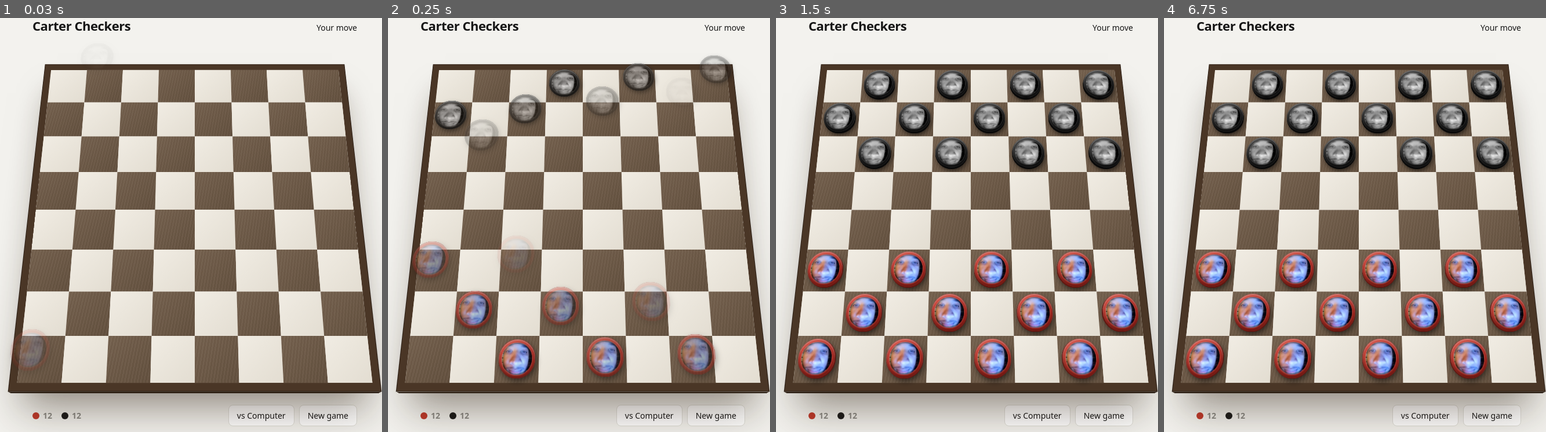
Above: before the commit, frames 1-4 (left to right).
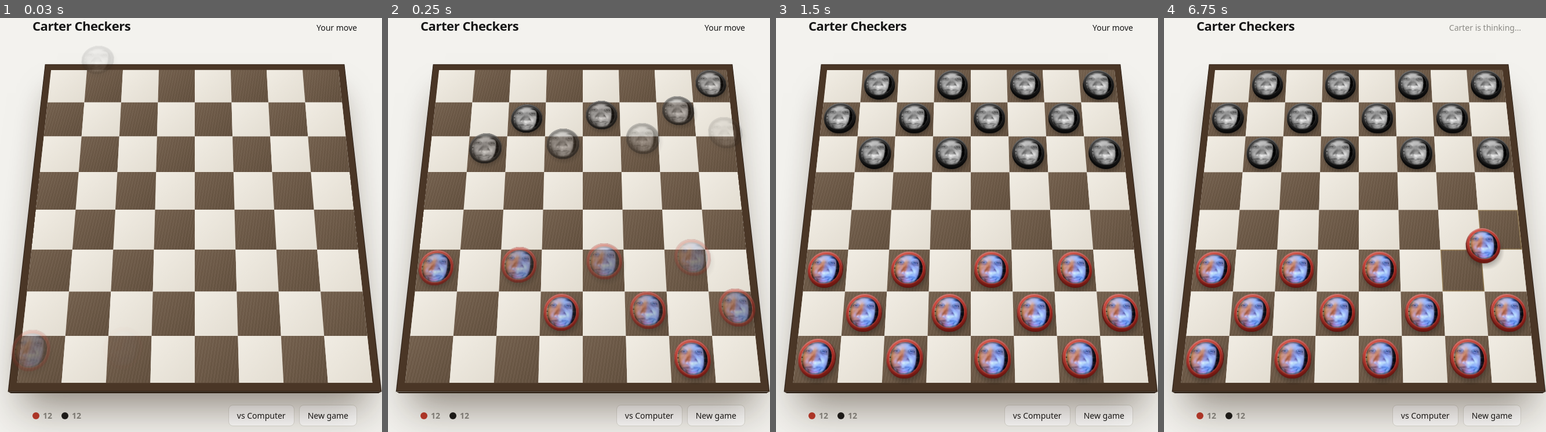
Above: after the commit, the same moments.

Repository: ImmortalBobik/carter-checkers
Game: browser game, page index.html
Same seed, same stepped clock (60 frames per second), same inputs: the game is played once before the commit and once after it.
Inputs (mouse positions are in pixels of both pictures, inside the frame that each line leads up to):
- Up to frame 1 (0.03 s): no input
- Up to frame 2 (0.25 s): no input
- Up to frame 3 (1.5 s): click "New game" at 0.27 s; click (829, 229) at 1.27 s
- Up to frame 4 (6.75 s): click (1412, 88) at 1.87 s; click (1221, 191) at 2.02 s; click (1255, 270) at 2.47 s; click (1297, 229) at 3.07 s; click (1492, 154) at 3.67 s; click (1423, 357) at 4.27 s; click (1507, 311) at 4.52 s; click (1454, 154) at 4.87 s; click (1465, 311) at 5.47 s; click (1503, 270) at 6.07 s; click (1500, 229) at 6.67 s

The runs differ from the first frame. In frame 1, less than 0.1% of the frame differs, in the area x 2-13%, y 75-84%; in frame 2, 12%, in the area x 6-97%, y 9-88%; in frame 3, 0.3%; in frame 4, 1.9%.

Commit message:
Faster rendering and easier moves
Rebuild only the pieces that changed instead of all 24 3D pieces on every tap, drop the
per-piece blur and photo filters, share two face images via CSS variables, and accept
taps, drags, and near-miss taps on light squares.

Co-Authored-By: Claude Opus 5.5 <noreply@anthropic.com>

Diff:
--- a/index.html
+++ b/index.html
@@ -27,7 +27,7 @@
 /* Real 3D: the board is a tilted plane under perspective; pieces are stacks of discs on it. */
 .stage{width:min(560px,calc(100% - 28px));perspective:1300px;perspective-origin:50% 0;margin:6px 0 34px}
 .board{position:relative;width:100%;aspect-ratio:1;display:grid;grid-template-columns:repeat(8,1fr);
-  transform:rotateX(30deg);transform-origin:50% 60%;transform-style:preserve-3d;
+  transform:rotateX(30deg);transform-origin:50% 60%;transform-style:preserve-3d;touch-action:none;
   box-shadow:0 0 0 12px #4a3626,0 0 0 13px #2a1d13,0 40px 60px -10px rgba(40,25,10,.55)}
 /* front face of the wooden frame, folded down toward the viewer */
 .board::after{content:"";position:absolute;left:-13px;right:-13px;top:calc(100% + 13px);height:22px;
@@ -40,27 +40,30 @@
 .sq.last{box-shadow:inset 0 0 0 3px rgba(255,214,120,.6)}
 
 /* The piece: a short cylinder (stacked edge layers) with a lacquered photo inlay on top. */
-.pc{width:82%;height:82%;position:relative;transform-style:preserve-3d;transition:transform .18s ease}
-.pc .sh{position:absolute;inset:0;border-radius:50%;background:rgba(0,0,0,.55);filter:blur(4px);transform:translate(2px,4px)}
+.pc{width:82%;height:82%;position:relative;transform-style:preserve-3d;transition:transform .12s ease}
+.pc .sh{pointer-events:none}
+/* soft shadow from a gradient, not filter:blur, which is costly on 24 pieces in 3D */
+.pc .sh{position:absolute;inset:-10%;border-radius:50%;background:radial-gradient(closest-side,rgba(0,0,0,.55),rgba(0,0,0,.25) 70%,rgba(0,0,0,0));transform:translate(2px,5px)}
 .pc .ly{position:absolute;inset:0;border-radius:50%;background:var(--edge);
   box-shadow:inset 0 0 0 1px rgba(0,0,0,.25)}
 .pc .ly.hi{background:var(--edge-hi)}
 .pc .top{position:absolute;inset:0;border-radius:50%;background:var(--rim);transform:translateZ(var(--h));
   box-shadow:inset 0 2px 2px rgba(255,255,255,.35),inset 0 -3px 4px rgba(0,0,0,.4)}
 .pc .face{position:absolute;inset:9%;border-radius:50%;background:var(--img) center/cover no-repeat;
-  filter:var(--tint);box-shadow:inset 0 0 0 2px rgba(0,0,0,.35),0 0 0 1px rgba(255,255,255,.15)}
+  box-shadow:inset 0 0 0 2px rgba(0,0,0,.35),0 0 0 1px rgba(255,255,255,.15)}
 /* glossy lacquer + vignette over the photo so it reads as set under a clear coat */
 .pc .face::after{content:"";position:absolute;inset:0;border-radius:50%;
   background:radial-gradient(120% 70% at 35% 15%,rgba(255,255,255,.4),rgba(255,255,255,0) 45%),
              radial-gradient(circle,rgba(0,0,0,0) 55%,rgba(0,0,0,.45) 100%)}
 .pc{--h:10px}
-.pc.red{--rim:radial-gradient(circle at 35% 30%,#e0574a,#a3241c 70%);--edge:#7a1a12;--edge-hi:#b4372b;--tint:saturate(1.05) contrast(1.05)}
-.pc.blk{--rim:radial-gradient(circle at 35% 30%,#4a4a4a,#151515 70%);--edge:#0a0a0a;--edge-hi:#3a3a3a;--tint:grayscale(1) contrast(1.15) brightness(.95)}
+.pc.red{--rim:radial-gradient(circle at 35% 30%,#e0574a,#a3241c 70%);--edge:#7a1a12;--edge-hi:#b4372b;--img:var(--img-r)}
+.pc.blk{--rim:radial-gradient(circle at 35% 30%,#4a4a4a,#151515 70%);--edge:#0a0a0a;--edge-hi:#3a3a3a;--img:var(--img-b)}
 .pc.king{--h:20px}
 .pc.king .top::after{content:"♛";position:absolute;top:-30%;left:50%;transform:translateX(-50%) rotateX(-30deg);transform-origin:bottom;
   font-size:clamp(16px,4vw,26px);line-height:1;color:#f4c542;text-shadow:0 1px 0 #8a6510,0 2px 4px rgba(0,0,0,.5)}
-.pc.mine{cursor:pointer}
-.pc.mine:hover{transform:translateZ(5px)}
+/* hover highlights the square, never moves the piece, so the target under the cursor stays put */
+.board.mine-hover{cursor:pointer}
+.sq.hov .pc .top{box-shadow:inset 0 2px 2px rgba(255,255,255,.35),0 0 0 2px rgba(255,255,255,.7)}
 .pc.sel{transform:translateZ(14px);animation:lift .22s cubic-bezier(.3,.7,.4,1)}
 @keyframes lift{from{transform:translateZ(0)}}
 .sq.d.target::after{animation:dot .25s ease-out}
@@ -103,14 +106,28 @@
 const statusEl = document.getElementById('status');
 let B, turn, sel, chain, last, vsAI = true, over = false;
 
-// Crop the photo to a face-centred square once, so every piece shows the face, not the room.
-let faceURL = 'carter.jpg';
+// Crop the photo to a face-centred square once, in colour and in black and white, and hand both
+// to the board as CSS variables, so pieces share two images instead of each carrying its own copy
+// or running a CSS filter.
 const img = new Image();
+const setFaces = (r, b) => {
+  boardEl.style.setProperty('--img-r', `url("${r}")`);
+  boardEl.style.setProperty('--img-b', `url("${b}")`);
+};
+setFaces('carter.jpg', 'carter.jpg');
 img.onload = () => {
-  const cx = 172, cy = 315, r = 125, s = 256;
+  const cx = 172, cy = 315, r = 125, s = 192;
   const cv = document.createElement('canvas'); cv.width = cv.height = s;
-  cv.getContext('2d').drawImage(img, cx - r, cy - r, r * 2, r * 2, 0, 0, s, s);
-  faceURL = cv.toDataURL('image/jpeg', .92);
+  const g = cv.getContext('2d');
+  g.drawImage(img, cx - r, cy - r, r * 2, r * 2, 0, 0, s, s);
+  const color = cv.toDataURL('image/jpeg', .9);
+  const px = g.getImageData(0, 0, s, s), d = px.data;
+  for (let i = 0; i < d.length; i += 4) {
+    const l = (.299 * d[i] + .587 * d[i + 1] + .114 * d[i + 2] - 128) * 1.15 + 122;
+    d[i] = d[i + 1] = d[i + 2] = l;
+  }
+  g.putImageData(px, 0, 0);
+  setFaces(color, cv.toDataURL('image/jpeg', .9));
   faceReady = true; render();
 };
 img.onerror = () => { faceReady = true; render(); };
@@ -170,13 +187,44 @@
 function click(x, y) {
   if (over || (vsAI && turn === 'b')) return;
   const moves = legal(turn);
-  if (sel) {
-    const m = moves.find(m => m.x === sel[0] && m.y === sel[1] && m.tx === x && m.ty === y);
-    if (m) { apply(m); render(); if (vsAI && turn === 'b' && !over) setTimeout(aiStep, 650); return; }
-  }
-  if (!chain && moves.some(m => m.x === x && m.y === y)) sel = [x, y];
-  render();
-}
+  let m = sel && moves.find(m => m.x === sel[0] && m.y === sel[1] && m.tx === x && m.ty === y);
+  // Forgiving: tapping an empty square that only one piece can reach moves that piece directly.
+  if (!m && !B[y][x]) { const to = moves.filter(m => m.tx === x && m.ty === y); if (to.length === 1) m = to[0]; }
+  if (m) { apply(m); render(); if (vsAI && turn === 'b' && !over) setTimeout(aiStep, 380); return true; }
+  if (!chain && moves.some(m => m.x === x && m.y === y)) { sel = [x, y]; render(); }
+  return false;
+}
+
+// Input: press on a piece to pick it up, release on a square to drop it (drag), or tap twice.
+// Taps that land on a light square snap to the one adjacent move target, if there is exactly one.
+function cellAt(e) {
+  const sq = document.elementFromPoint(e.clientX, e.clientY)?.closest('.sq');
+  if (!sq || sq.parentElement !== boardEl) return null;
+  const i = [...boardEl.children].indexOf(sq), x = i % 8, y = i >> 3;
+  if ((x + y) % 2) return [x, y];
+  const near = [[x + 1, y], [x - 1, y], [x, y + 1], [x, y - 1]]
+    .filter(([a, b]) => inside(a, b) && boardEl.children[b * 8 + a].classList.contains('target'));
+  return near.length === 1 ? near[0] : null;
+}
+let dragFrom = null;
+boardEl.addEventListener('pointerdown', e => {
+  const c = cellAt(e); dragFrom = null;
+  if (!c) return;
+  const wasSel = sel && sel[0] === c[0] && sel[1] === c[1];
+  click(c[0], c[1]);
+  if (sel && sel[0] === c[0] && sel[1] === c[1] && !wasSel) dragFrom = c;
+});
+boardEl.addEventListener('pointerup', e => {
+  const c = cellAt(e), from = dragFrom; dragFrom = null;
+  if (from && c && (c[0] !== from[0] || c[1] !== from[1])) click(c[0], c[1]);
+});
+boardEl.addEventListener('pointerover', e => {
+  boardEl.querySelector('.sq.hov')?.classList.remove('hov');
+  const sq = e.target.closest('.sq');
+  const hot = sq && (sq.querySelector('.pc.mine,.pc.must') || sq.classList.contains('target'));
+  if (hot) sq.classList.add('hov');
+  boardEl.classList.toggle('mine-hover', !!hot);
+});
 
 // Computer: greedy one-ply with light preferences (capture, crown, stay safe, advance).
 function aiStep() {
@@ -201,17 +249,16 @@
   };
   const m = moves.reduce((a, b) => score(b) > score(a) ? b : a);
   apply(m); render();
-  if (turn === 'b' && !over) setTimeout(aiStep, 520);
+  if (turn === 'b' && !over) setTimeout(aiStep, 380);
 }
 
 function makePiece(p) {
   const pc = document.createElement('div');
   pc.className = 'pc ' + (p.c === 'r' ? 'red' : 'blk') + (p.k ? ' king' : '');
-  pc.style.setProperty('--img', `url("${faceURL}")`);
-  // shadow, then edge layers stacked up to the top disc (kings are a double stack)
+  // shadow, then a few edge layers up to the top disc (kings are a double stack)
   let html = '<div class="sh"></div>';
   const h = p.k ? 20 : 10;
-  for (let z = 0; z < h; z += 1.5) html += `<div class="ly${z % 9 < 1.5 && z ? ' hi' : ''}" style="transform:translateZ(${z}px)"></div>`;
+  for (let z = 0; z < h; z += 5) html += `<div class="ly${z % 9 < 1.5 && z ? ' hi' : ''}" style="transform:translateZ(${z}px)"></div>`;
   pc.innerHTML = html + '<div class="top"><div class="face"></div></div>';
   return pc;
 }
@@ -222,23 +269,24 @@
   const s = boardEl.offsetWidth / 8;
   const mover = cell(a.tx, a.ty).querySelector('.pc');
   const dx = (a.fx - a.tx) * s, dy = (a.fy - a.ty) * s;
-  const lift = a.cap ? 42 : 18;
+  const lift = a.cap ? 36 : 14, t = a.cap ? 300 : 220;
   mover?.animate([
     {transform: `translate3d(${dx}px,${dy}px,0)`},
     {transform: `translate3d(${dx / 2}px,${dy / 2}px,${lift}px)`, offset: .5},
     {transform: 'translate3d(0,0,0)'}
-  ], {duration: a.cap ? 420 : 320, easing: 'cubic-bezier(.45,.05,.3,1)'});
+  ], {duration: t, easing: 'cubic-bezier(.4,.1,.3,1)'});
   mover?.animate([{transform: 'translateZ(0)'}, {transform: 'translateZ(-2px) scale(1.03,.97)'}, {transform: 'none'}],
-    {duration: 160, delay: a.cap ? 420 : 320, easing: 'ease-out'});
+    {duration: 120, delay: t, easing: 'ease-out'});
   if (a.cap && a.capPiece) {
     const ghost = makePiece(a.capPiece);
+    ghost.classList.add('ghost');
     ghost.style.position = 'absolute'; ghost.style.pointerEvents = 'none';
     cell(a.cap[0], a.cap[1]).appendChild(ghost);
     ghost.animate([
       {transform: 'none', opacity: 1},
       {transform: 'translateZ(6px) scale(1.08)', opacity: 1, offset: .3},
       {transform: 'translateZ(-10px) scale(.4) rotateZ(25deg)', opacity: 0}
-    ], {duration: 380, delay: 170, easing: 'ease-in', fill: 'both'}).onfinish = () => ghost.remove();
+    ], {duration: 280, delay: 120, easing: 'ease-in', fill: 'both'}).onfinish = () => ghost.remove();
   }
   if (a.crowned && mover) mover.classList.add('crowned');
 }
@@ -248,29 +296,36 @@
   const myTurn = !(vsAI && turn === 'b');
   const targets = sel ? moves.filter(m => m.x === sel[0] && m.y === sel[1]) : [];
   const mustJump = moves.some(m => m.cap);
-  boardEl.innerHTML = '';
+  // Squares are built once; after that only pieces whose square changed are rebuilt and the rest
+  // just get their classes updated, so a tap never recreates all 24 3D pieces.
+  if (boardEl.children.length !== 64)
+    boardEl.replaceChildren(...Array.from({length: 64}, () => document.createElement('div')));
+  const rebuildAll = intro && faceReady;
   for (let y = 0; y < 8; y++) for (let x = 0; x < 8; x++) {
-    const sq = document.createElement('div');
+    const sq = boardEl.children[y * 8 + x];
     const dark = (x + y) % 2 === 1;
     sq.className = 'sq ' + (dark ? 'd' : 'l');
     if (last && ((last[0] === x && last[1] === y) || (last[2] === x && last[3] === y))) sq.classList.add('last');
     if (myTurn && targets.some(m => m.tx === x && m.ty === y)) sq.classList.add('target');
-    const p = B[y][x];
-    if (p) {
-      const pc = makePiece(p);
-      const canMove = moves.some(m => m.x === x && m.y === y);
-      if (myTurn && p.c === turn && canMove) pc.classList.add(mustJump && !sel ? 'must' : 'mine');
-      if (sel && sel[0] === x && sel[1] === y) pc.classList.add('sel');
-      if (intro && faceReady && !reduced) pc.animate([
-        {transform: 'translateZ(120px)', opacity: 0},
-        {transform: 'translateZ(-3px)', opacity: 1, offset: .8},
-        {transform: 'none', opacity: 1}
-      ], {duration: 520, delay: (y < 4 ? y : 7 - y) * 90 + x * 25, easing: 'cubic-bezier(.3,.7,.4,1)', fill: 'backwards'});
-      sq.appendChild(pc);
+    const p = B[y][x], key = p ? p.c + (p.k ? 'k' : '') : '';
+    if (rebuildAll || sq.dataset.p !== key || (anim && anim.tx === x && anim.ty === y)) {
+      sq.querySelector('.pc:not(.ghost)')?.remove();
+      if (p) sq.appendChild(makePiece(p));
+      sq.dataset.p = key;
     }
-    if (dark) sq.addEventListener('click', () => click(x, y));
-    boardEl.appendChild(sq);
+    if (!p) continue;
+    const pc = sq.querySelector('.pc:not(.ghost)');
+    pc.className = 'pc ' + (p.c === 'r' ? 'red' : 'blk') + (p.k ? ' king' : '');
+    const canMove = moves.some(m => m.x === x && m.y === y);
+    if (myTurn && p.c === turn && canMove) pc.classList.add(mustJump && !sel ? 'must' : 'mine');
+    if (sel && sel[0] === x && sel[1] === y) pc.classList.add('sel');
+    if (rebuildAll && !reduced) pc.animate([
+      {transform: 'translateZ(120px)', opacity: 0},
+      {transform: 'translateZ(-3px)', opacity: 1, offset: .8},
+      {transform: 'none', opacity: 1}
+    ], {duration: 420, delay: (y < 4 ? y : 7 - y) * 60 + x * 15, easing: 'cubic-bezier(.3,.7,.4,1)', fill: 'backwards'});
   }
+  boardEl.classList.remove('mine-hover');
   if (faceReady) intro = false;
   if (anim && !reduced) playAnim(anim, (x, y) => boardEl.children[y * 8 + x]);
   anim = null;
